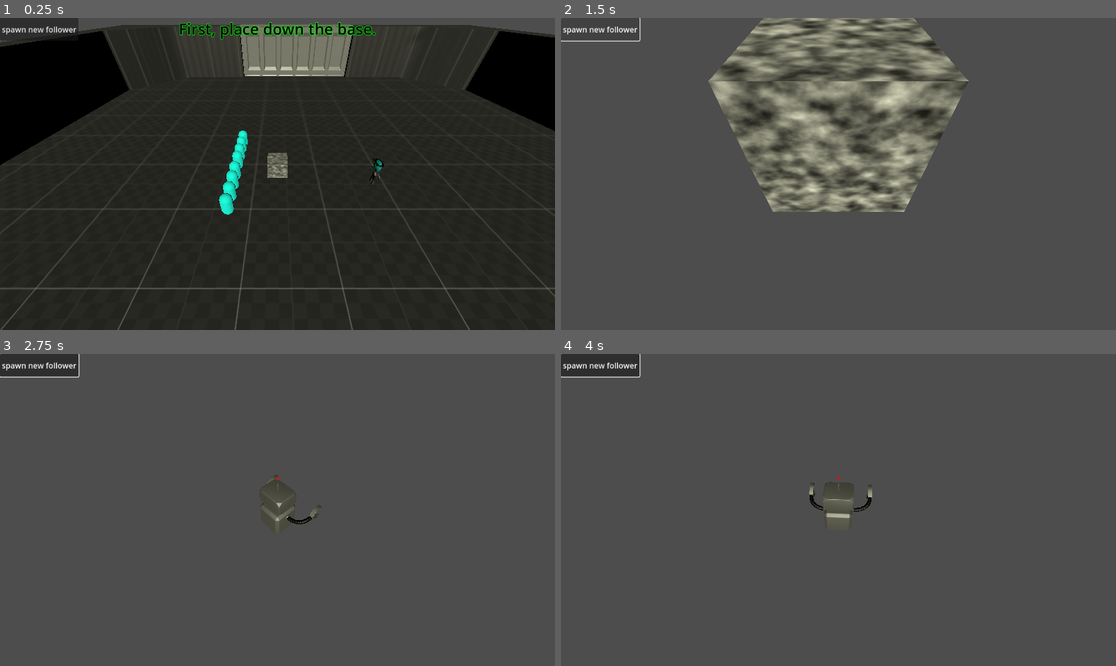
Above: before the commit, frames 1-4 (two rows, left to right).
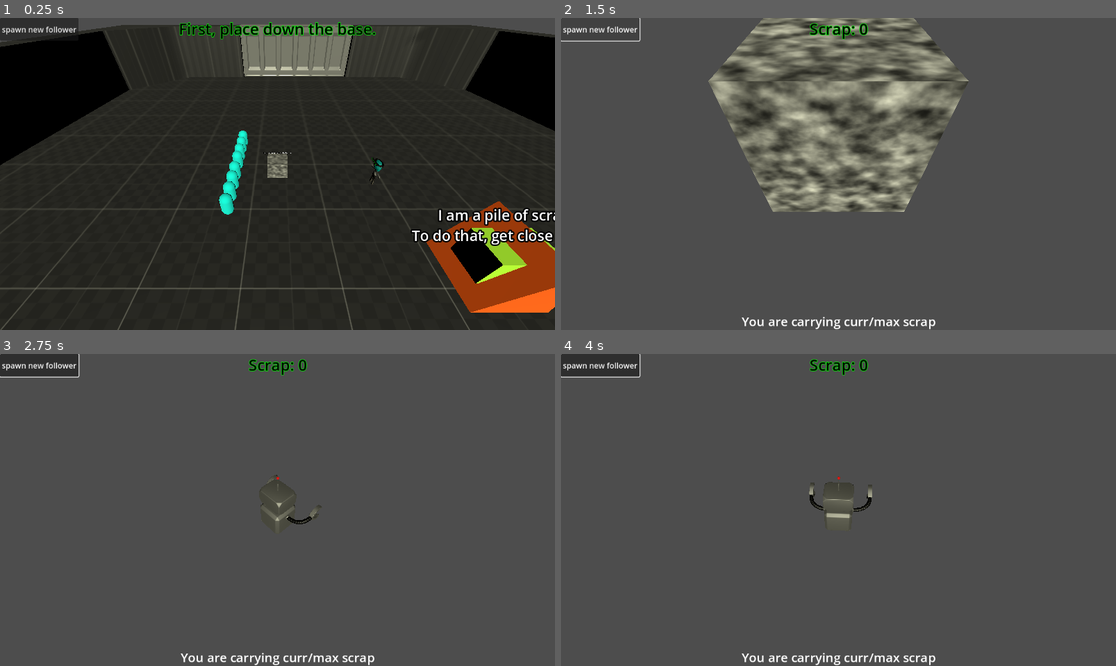
Above: after the commit, the same moments.

Repository: RedotOpenGame/game
Game: Godot game, scene res://Scenes/Levels/gameplay.tscn
Same seed, same stepped clock (60 frames per second), same inputs: the game is played once before the commit and once after it.
Inputs (mouse positions are in pixels of both pictures, inside the frame that each line leads up to):
- Up to frame 1 (0.25 s): no input
- Up to frame 2 (1.5 s): click "spawn new follower" at 0.5 s; click "spawn new follower" at 1.25 s
- Up to frame 3 (2.75 s): tap Enter at 2 s; move the mouse to (399, 494) at 2.02 s; tap A (a) at 2.1 s; click (399, 494) at 2.17 s; tap D (d) at 2.3 s
- Up to frame 4 (4 s): tap Space (space) at 2.75 s; move the mouse to (727, 525) at 2.77 s; hold \ (backslash) 2.78-3.53 s; tap D (d) at 2.85 s; tap E (e) at 3.05, 3.6 s; tap Enter at 3.5 s; move the mouse to (894, 441) at 3.52 s; tap F (f) at 3.8 s

The runs differ from the first frame. In frame 1, 6.2% of the frame differs, in the area x 47-100%, y 42-95%; in frame 2, 0.7%; in frame 3, 0.7%; in frame 4, 0.7%.

Commit message:
scrap collection mechanic added

Diff:
--- /dev/null
+++ b/Globals/Gameplay.gd
@@ -0,0 +1,3 @@
+extends Node
+
+var scrap:int = 0
--- a/Scenes/Levels/gameplay.gd
+++ b/Scenes/Levels/gameplay.gd
@@ -16,8 +16,8 @@
 	if Input.is_action_pressed("left_click") and !main_structure.process_mode == Node.PROCESS_MODE_ALWAYS:
 		main_structure.process_mode = Node.PROCESS_MODE_ALWAYS
 		main_structure.placed_down()
-		$CanvasLayer/Label.visible = false
-
+	if main_structure.process_mode == Node.PROCESS_MODE_ALWAYS:
+		$CanvasLayer/Label.text = str("Scrap: ", Gameplay.scrap)
 
 func _on_button_pressed() -> void:
 	var loader = load("res://Scenes/entities/NPC/follower_v_2.tscn")
--- a/Scenes/Levels/gameplay.tscn
+++ b/Scenes/Levels/gameplay.tscn
@@ -1,10 +1,11 @@
-[gd_scene load_steps=10 format=3 uid="uid://cbi3e253383to"]
+[gd_scene load_steps=11 format=3 uid="uid://cbi3e253383to"]
 
 [ext_resource type="Script" path="res://Scenes/Levels/gameplay.gd" id="1_1121w"]
 [ext_resource type="PackedScene" uid="uid://dkee5y6wnd1kn" path="res://Scenes/entities/NPC/test_npc.tscn" id="2_djta3"]
 [ext_resource type="PackedScene" uid="uid://cvnyxk681g27h" path="res://assets/unsorted meshes/DebugRoom.glb" id="2_meabh"]
 [ext_resource type="PackedScene" uid="uid://cfwclg1bc1icc" path="res://Scenes/entities/NPC/follower_v_2.tscn" id="3_emwhu"]
 [ext_resource type="PackedScene" uid="uid://bqvdey8p0suiw" path="res://Scenes/entities/buildings/main_structure.tscn" id="4_1121w"]
+[ext_resource type="PackedScene" uid="uid://co2fvqwhncn08" path="res://Scenes/misc/resource_pile.tscn" id="6_gtugs"]
 
 [sub_resource type="BoxShape3D" id="BoxShape3D_5yywe"]
 size = Vector3(139.788, 0.5, 134.494)
@@ -102,4 +103,7 @@
 [node name="Freecam" type="Camera3D" parent="."]
 transform = Transform3D(1, 0, 0, 0, 0.766044, 0.642788, 0, -0.642788, 0.766044, 0, 14, 15)
 
+[node name="ResourcePile" parent="." instance=ExtResource("6_gtugs")]
+transform = Transform3D(4.53142, 0, 0, 0, 4.53142, 0, 0, 0, 4.53142, 13.407, 0.307115, 8.88015)
+
 [connection signal="pressed" from="Button" to="." method="_on_button_pressed"]
--- a/Scenes/entities/buildings/main_structure.gd
+++ b/Scenes/entities/buildings/main_structure.gd
@@ -2,6 +2,7 @@
 
 @onready var marker_3d: Marker3D = $Marker3D
 
+var track_body:CharacterBody3D #meant to track player mostly
 
 var player_char = preload("res://Scenes/players/player_actor.tscn")
 @export var in_construction_mode:bool = false
@@ -12,3 +13,20 @@
 	add_sibling(scene)
 	for i in get_tree().get_nodes_in_group("Ally"):
 		i._ready()
+
+
+func interaction() -> void:
+	if is_instance_valid(track_body):
+		Gameplay.scrap += track_body.remove_scrap()
+
+
+func _on_interaction_area_body_entered(body: Node3D) -> void:
+	if body.name == "PlayerActor":
+		track_body = body
+		body.interact_target = self
+
+
+func _on_interaction_area_body_exited(body: Node3D) -> void:
+	if body.name == "PlayerActor":
+		track_body = null
+		body.interact_target = self
--- a/Scenes/entities/buildings/main_structure.tscn
+++ b/Scenes/entities/buildings/main_structure.tscn
@@ -19,6 +19,10 @@
 [sub_resource type="BoxShape3D" id="BoxShape3D_evnax"]
 size = Vector3(2, 2, 2)
 
+[sub_resource type="CylinderShape3D" id="CylinderShape3D_8s6vs"]
+height = 2.34085
+radius = 1.66954
+
 [node name="MainStructure" type="CharacterBody3D"]
 collision_layer = 2
 collision_mask = 7
@@ -35,3 +39,17 @@
 
 [node name="Marker3D" type="Marker3D" parent="."]
 transform = Transform3D(1, 0, 0, 0, 1, 0, 0, 0, 1, 0, 0.954154, -2.59532)
+
+[node name="Label3D" type="Label3D" parent="."]
+transform = Transform3D(1, 0, 0, 0, 1, 0, 0, 0, 1, 0, 2.66955, 0)
+billboard = 1
+text = "Got scrap? Good. Bring it back to me."
+
+[node name="interactionArea" type="Area3D" parent="."]
+
+[node name="CollisionShape3D" type="CollisionShape3D" parent="interactionArea"]
+transform = Transform3D(1, 0, 0, 0, 1, 0, 0, 0, 1, 0, 1.11039, 0)
+shape = SubResource("CylinderShape3D_8s6vs")
+
+[connection signal="body_entered" from="interactionArea" to="." method="_on_interaction_area_body_entered"]
+[connection signal="body_exited" from="interactionArea" to="." method="_on_interaction_area_body_exited"]
--- /dev/null
+++ b/Scenes/misc/resource_pile.gd
@@ -0,0 +1,19 @@
+extends CharacterBody3D
+
+
+var track_body:CharacterBody3D #meant to track player mostly
+
+func interaction() -> void:
+	if is_instance_valid(track_body):
+		track_body.get_scrap(1)
+
+func _on_interaction_area_body_entered(body: Node3D) -> void:
+	if body.name == "PlayerActor":
+		track_body = body
+		body.interact_target = self
+
+
+func _on_interaction_area_body_exited(body: Node3D) -> void:
+	if body.name == "PlayerActor":
+		track_body = null
+		body.interact_target = null
--- /dev/null
+++ b/Scenes/misc/resource_pile.tscn
@@ -0,0 +1,55 @@
+[gd_scene load_steps=8 format=3 uid="uid://co2fvqwhncn08"]
+
+[ext_resource type="Script" path="res://Scenes/misc/resource_pile.gd" id="1_k3m5y"]
+
+[sub_resource type="StandardMaterial3D" id="StandardMaterial3D_081xx"]
+albedo_color = Color(1, 0.372549, 0, 1)
+
+[sub_resource type="PrismMesh" id="PrismMesh_k3m5y"]
+material = SubResource("StandardMaterial3D_081xx")
+
+[sub_resource type="StandardMaterial3D" id="StandardMaterial3D_q7b5l"]
+albedo_color = Color(0.721569, 1, 0.211765, 1)
+
+[sub_resource type="BoxMesh" id="BoxMesh_85nc2"]
+material = SubResource("StandardMaterial3D_q7b5l")
+size = Vector3(0.8, 0.5, 0.5)
+
+[sub_resource type="BoxShape3D" id="BoxShape3D_q7b5l"]
+
+[sub_resource type="CylinderShape3D" id="CylinderShape3D_85nc2"]
+height = 1.38802
+radius = 0.774802
+
+[node name="ResourcePile" type="CharacterBody3D"]
+script = ExtResource("1_k3m5y")
+
+[node name="mesh" type="Node3D" parent="."]
+
+[node name="MeshInstance3D" type="MeshInstance3D" parent="mesh"]
+transform = Transform3D(1, 0, 0, 0, 1, 0, 0, 0, 1, 0, 0.5, 0)
+mesh = SubResource("PrismMesh_k3m5y")
+skeleton = NodePath("../..")
+
+[node name="MeshInstance3D2" type="MeshInstance3D" parent="mesh"]
+transform = Transform3D(1, 0, 0, 0, 1, 0, 0, 0, 1, 0, 0.5, 0)
+mesh = SubResource("BoxMesh_85nc2")
+
+[node name="Label3D" type="Label3D" parent="."]
+transform = Transform3D(1, 0, 0, 0, 1, 0, 0, 0, 1, 0, 1.15534, 0)
+billboard = 1
+text = "I am a pile of scrap. Collect me.
+To do that, get close to me and press E"
+
+[node name="CollisionShape3D" type="CollisionShape3D" parent="."]
+transform = Transform3D(1, 0, 0, 0, 1, 0, 0, 0, 1, 0, 0.5, 0)
+shape = SubResource("BoxShape3D_q7b5l")
+
+[node name="InteractionArea" type="Area3D" parent="."]
+
+[node name="CollisionShape3D" type="CollisionShape3D" parent="InteractionArea"]
+transform = Transform3D(1, 0, 0, 0, 1, 0, 0, 0, 1, 0, 0.693771, 0)
+shape = SubResource("CylinderShape3D_85nc2")
+
+[connection signal="body_entered" from="InteractionArea" to="." method="_on_interaction_area_body_entered"]
+[connection signal="body_exited" from="InteractionArea" to="." method="_on_interaction_area_body_exited"]
--- a/Scenes/players/player_actor.gd
+++ b/Scenes/players/player_actor.gd
@@ -5,11 +5,14 @@
 @onready var character = $characterMesh
 const SPEED = 5.0
 const JUMP_VELOCITY = 4.5
-const CAMERA_CONSTRAITS:Vector2 = Vector2(90, 180)
+const CAMERA_CONSTRAITS:Vector2 = Vector2(90, 180) #up and down, if I remember
 const CAMERA_SCALE_CONSTRAINTS:Vector2 = Vector2(4, 40.0)
 
+var curr_scrap:int = 0
+var max_scrap:int = 3
+
 var interact_target:Node3D
-var followers:Array = [] #meant to get who is following me so we could be in a snake-like f0rmation.
+var followers:Array = []
 var follower_amount:int = 0
 var ignore_first_input:bool = true
 
@@ -75,6 +78,15 @@
 	if Input.is_action_just_pressed("e") and is_instance_valid(interact_target):
 		interact_target.interaction()
 
+func get_scrap(amount) -> void:
+	curr_scrap = min(max_scrap, curr_scrap + amount)
+	$CanvasLayer/Label.text = str("You are carrying: ", curr_scrap, "/", max_scrap, " scrap")
+
+func remove_scrap() -> int:
+	var old_amount:int = curr_scrap
+	curr_scrap = 0
+	$CanvasLayer/Label.text = str("You are carrying: ", curr_scrap, "/", max_scrap, " scrap")
+	return old_amount
 
 func signal_follow(body):
 	followers.append(body)
--- a/Scenes/players/player_actor.tscn
+++ b/Scenes/players/player_actor.tscn
@@ -9,6 +9,9 @@
 size = Vector3(0.3, 0.3, 1.2)
 
 [sub_resource type="CapsuleShape3D" id="CapsuleShape3D_cstqs"]
+
+[sub_resource type="LabelSettings" id="LabelSettings_o1g43"]
+font_size = 26
 
 [node name="PlayerActor" type="CharacterBody3D" groups=["Player"]]
 collision_mask = 5
@@ -39,3 +42,19 @@
 [node name="Camera3D" type="Camera3D" parent="CameraControl"]
 transform = Transform3D(1, 0, 0, 0, -4.37114e-08, 1, 0, -1, -4.37114e-08, 0, 8, 0)
 current = true
+
+[node name="CanvasLayer" type="CanvasLayer" parent="."]
+
+[node name="Label" type="Label" parent="CanvasLayer"]
+anchors_preset = 7
+anchor_left = 0.5
+anchor_top = 1.0
+anchor_right = 0.5
+anchor_bottom = 1.0
+offset_left = -124.0
+offset_top = -23.0
+offset_right = 124.0
+grow_horizontal = 2
+grow_vertical = 0
+text = "You are carrying curr/max scrap"
+label_settings = SubResource("LabelSettings_o1g43")
--- a/project.godot
+++ b/project.godot
@@ -10,12 +10,15 @@
 
 [application]
 
-
 config/name="3d_adventure"
 config/tags=PackedStringArray("github_import")
 run/main_scene="res://Scenes/Levels/gameplay.tscn"
 config/features=PackedStringArray("4.3", "Forward Plus")
 config/icon="res://icon.svg"
+
+[autoload]
+
+Gameplay="*res://Globals/Gameplay.gd"
 
 [global_group]
 
Not shown: 1 places in Scenes/entities/buildings/main_structure.tscn that only renumber resources
Not shown: 1 places in Scenes/players/player_actor.tscn that only renumber resources
Not shown, changed: icon.svg.import
